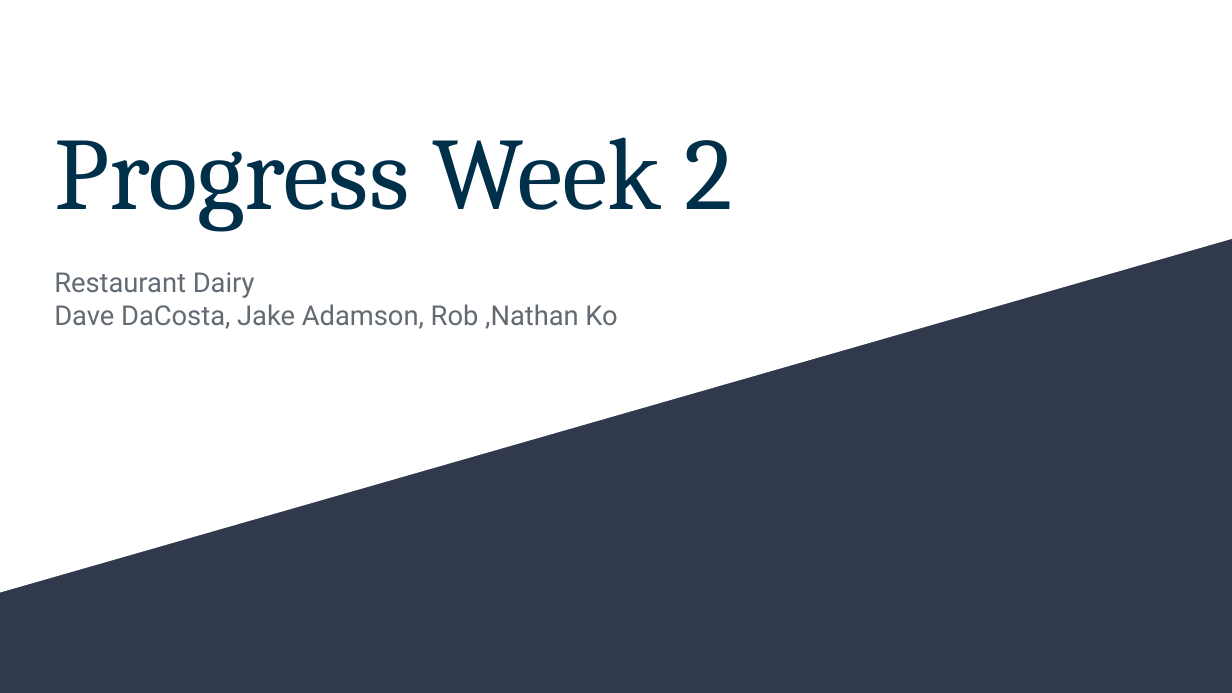
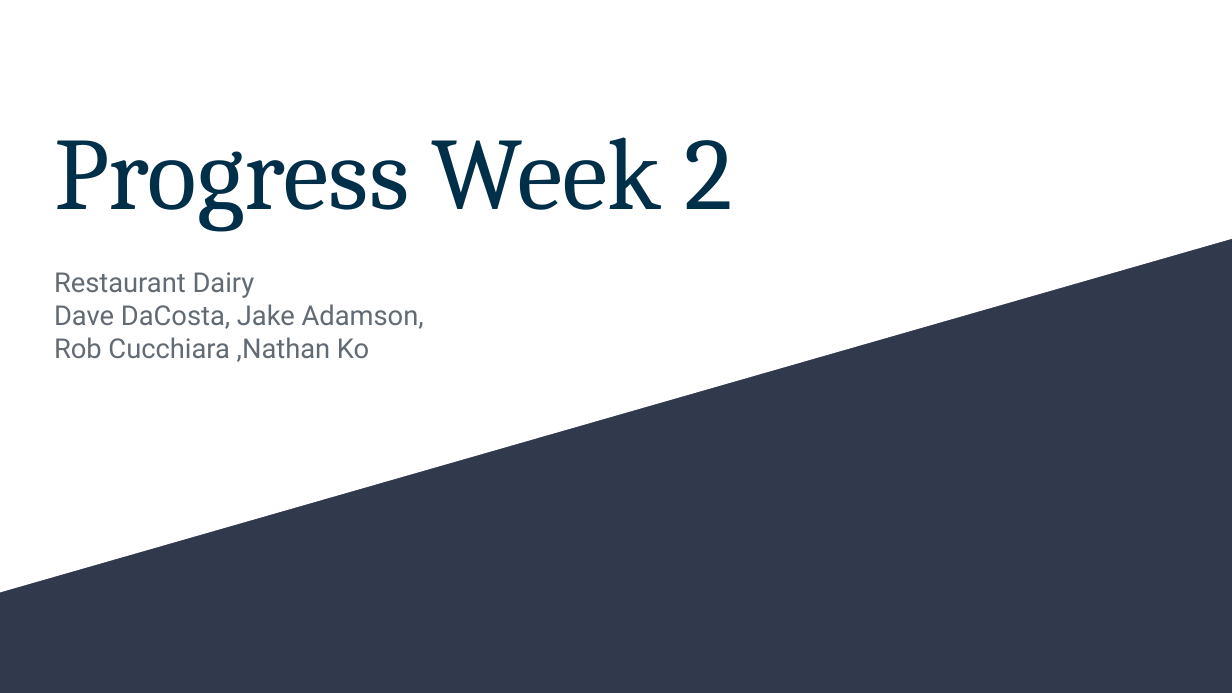
Before and after one commit to anti-dave/Restaurant_Diary, a slide deck: slide 1 of progress/11_16_week2/Progress Week 2.pptx. Drawn at 1232x693 pixels with LibreOffice and Linux fonts; fonts in the diff are those of the drawing. Boxes give left, top, right and bottom in pixels: in the first picture for what was removed or moved away, otherwise in the second. Text is boxed around its words. In the diff, an @@ line names an element or a change of style, - is before the commit and + after.

```diff
--- a/progress/11_16_week2/Progress Week 2.pptx
+++ b/progress/11_16_week2/Progress Week 2.pptx
@@ text at (54,304,424,362): text changed @@
-Dave DaCosta, Jake Adamson, Rob ,Nathan Ko
+Dave DaCosta, Jake Adamson,
+Rob Cucchiara ,Nathan Ko
```
Also in this commit, not shown: 6 other slides changed.
